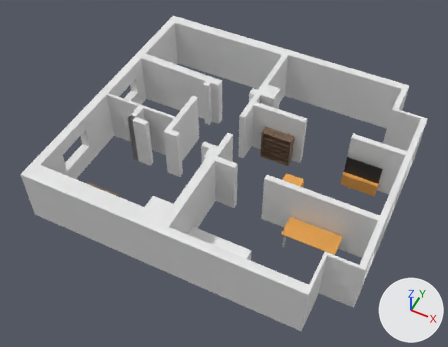
Renders of the glTF model GLTF/House.glb from each side of a commit.
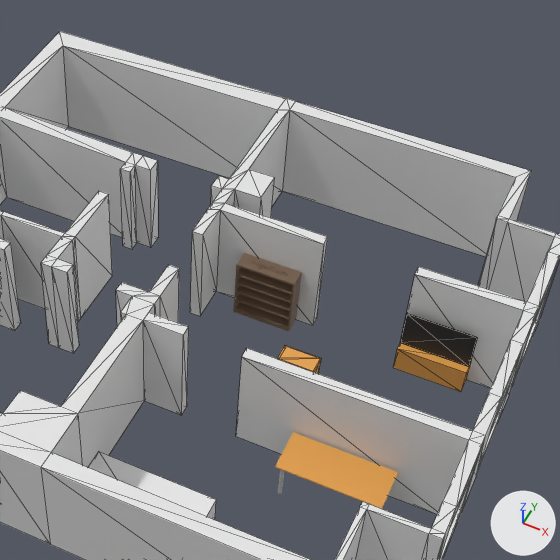
There are two pictures of each version: one whole from a camera (50 mm lens) standing at (6.22, -13.81, 16.31) and looking at (-0.09, -1.18, 0.53), one close up on the part from 32% to 95% of the width and 0% to 81% of the height. Lighting does not change. The marker at lower right points along +X, +Y and +Z. The close-ups show mesh edges as thin lines. Where no turn or scale is listed for an object, it has been applied to the vertices.

Names of what the first close-up shows: 'Bett', 'Desk', 'RegalChuku', 'RegalDami', 'TV', 'Walls'.
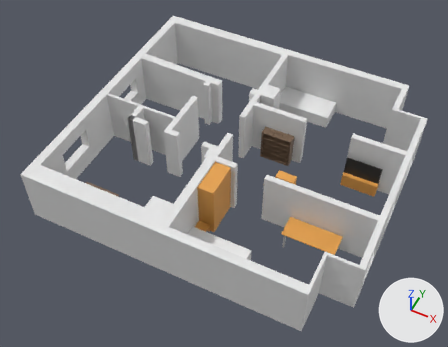
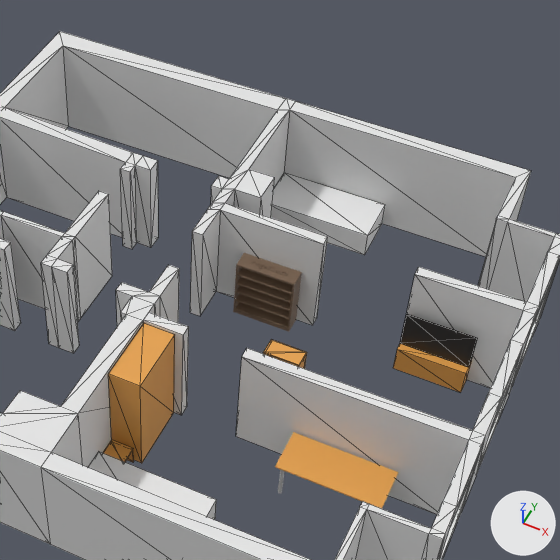
Patch to the scene script:
```diff
--- a/GLTF/House.glb.py
+++ b/GLTF/House.glb.py
@@ mat_materialdeskplate_002 @@
+mat_materialdeskplate_002 = principled_material('MaterialDeskPlate.002')
+mat_materialdeskplate_002.base_color = (0.801, 0.366, 0.0742)  # orange #e7a34d
@@ me_meshwuerfels @@
+me_meshwuerfels.from_pydata(...)  # 16 vertices, 28 faces; spans x -0.2..0.2, y -0.175..0.175, z 0.0..0.35
+me_meshwuerfels.materials.append(mat_materialdeskplate_002)  # orange #e7a34d
@@ me_meshbettklein @@
+me_meshbettklein.from_pydata(...)  # a box spanning x -1.04..1.04, y -0.48..0.48, z 0.0..0.5
+me_meshbettklein.materials.append(mat_materialbett)  # white #f0f0f0
@@ me_meshschrank @@
+me_meshschrank.from_pydata([(0.27, -0.59, 0.0), (0.27, -0.59, 1.95), (-0.28, -0.59, 0.0), (-0.28, -0.59, 1.95), (0.28, 0.59, 0.0), (0.28, 0.59, 1.95), (-0.27, 0.59, 0.0), (-0.27, 0.59, 1.95)], [], [(0, 1, 3), (0, 3, 2), (2, 3, 7), (2, 7, 6), (6, 7, 5), (6, 5, 4), (4, 5, 1), (4, 1, 0), (2, 6, 4), (2, 4, 0), (7, 3, 1), (7, 1, 5)])
+me_meshschrank.materials.append(mat_materialdeskplate)  # orange #e7a34d
@@ ob_regalchuku @@
 ob_regalchuku = bpy.data.objects.new('RegalChuku', me_regalchuku)
-ob_regalchuku.location = (2.51, -1.64, 0.0)
+ob_regalchuku.location = (2.26, -1.62, 0.0)
@@ ob_tv @@
 ob_tv = bpy.data.objects.new('TV', me_tv)
-ob_tv.location = (4.14, 0.74, 0.0)
+ob_tv.location = (4.14, 0.73, 0.0)
@@ ob_wuerfels @@
+ob_wuerfels = bpy.data.objects.new('WuerfelS', me_meshwuerfels)
+ob_wuerfels.location = (0.23, -3.39, 0.0)
@@ ob_bettklein @@
+ob_bettklein = bpy.data.objects.new('BettKlein', me_meshbettklein)
+ob_bettklein.location = (1.06, 3.5, 0.0)
@@ ob_schrank @@
+ob_schrank = bpy.data.objects.new('Schrank', me_meshschrank)
+ob_schrank.location = (0.29, -2.6, 0.0)
```

Changed parts and their boxes (x1, y1, x2, y2) in the close-ups (560 x 560 px):
'Schrank', added (orange): after (108, 323, 175, 463)
'BettKlein', added: after (271, 173, 385, 255)
'TV', moved: before (393, 313, 478, 392); after (393, 314, 477, 392)
'RegalChuku', moved: before (277, 346, 321, 374); after (263, 340, 307, 369)
'WuerfelS', added: after (103, 440, 134, 462)
